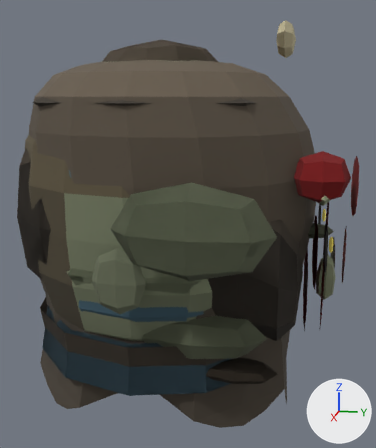
A saved change to the glTF model public/models/zombies/walker_hi.glb.
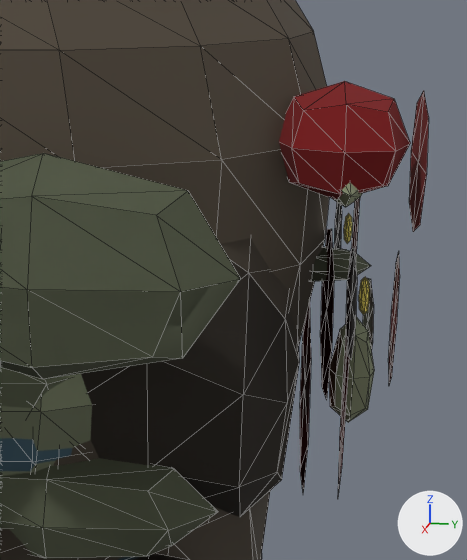
There are two pictures of each version: one whole from a 50 mm lens placed at (1.744, 0.437, 0.378), pointed at (0.033, 0.094, -0.049), one close up on the part from 46% to 100% of the width and 26% to 80% of the height. The lights are fixed; the arrows at lower right show +X, +Y and +Z. The older version's two pictures come first. The close-ups show mesh edges as thin lines. Vertices at exactly the same position are counted once.

Objects in the first close-up: 'fArmL', 'footL', 'handL', 'head', 'headJaw', 'hips', 'thighR', 'torso', 'torsoBelly', 'uArmL' and 1 more.
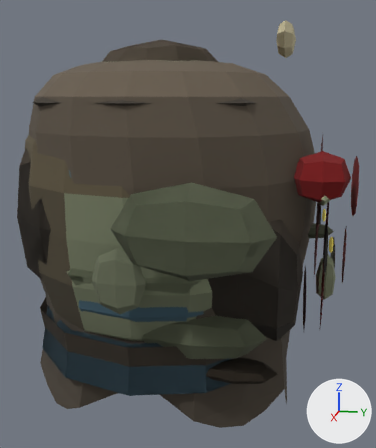
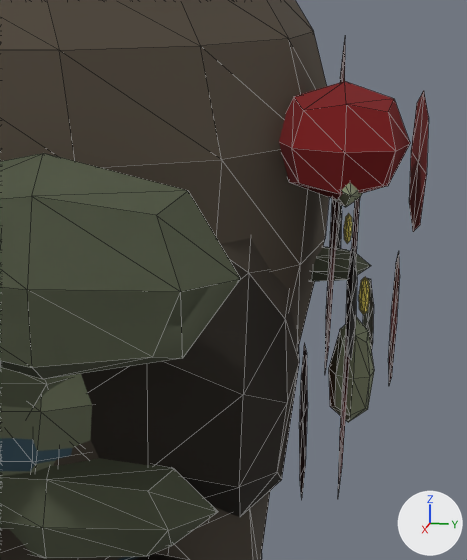
What the commit changed:
me_farmr has 71 vertices, 128 faces and spans x -0.387..0.387, y -0.389..0.5, z -0.457..0.477.
me_farmr is used by ob_farmr; location (0.0, 0.0, 0.0).
me_farmr part 1: the loose piece of 9 vertices spanning x -0.229..0.229, y 0.5, z -0.388..-0.113 is scaled about its middle by (0.8, 1, 0.733), then moved by (0.0, 0.0, -0.05).
me_farml is used by ob_farml; location (0.0, 0.0, 0.0).
me_farml had 71 vertices, 128 faces and spanned x -0.387..0.387, y -0.389..0.5, z -0.457..0.477.
me_farml no longer uses material mat_fix_540c0e (dark red #540c0e).
me_farml now has 62 vertices, 120 faces and spans x -0.387..0.387, y -0.389..0.389, z -0.457..0.477.
me_farml part 2: the loose piece of 9 vertices spanning x -0.229..0.229, y 0.5, z -0.388..-0.113 is deleted.
me_thighr is used by ob_thighr; location (0.0, 0.0, 0.0).
me_thighr had 71 vertices, 128 faces and spanned x -0.397..0.397, y -0.404..0.52, z -0.461..0.474.
me_thighr no longer uses material mat_fix_540c0e (dark red #540c0e).
me_thighr now has 62 vertices, 120 faces and spans x -0.397..0.397, y -0.404..0.432, z -0.461..0.474.
me_thighr part 3: the loose piece of 9 vertices spanning x -0.083..0.283, y 0.52, z -0.215..0.015 is deleted.
me_thighl has 71 vertices, 128 faces and spans x -0.397..0.397, y -0.404..0.52, z -0.461..0.474.
me_thighl is used by ob_thighl; location (0.0, 0.0, 0.0).
me_thighl part 4: the loose piece of 9 vertices spanning x -0.083..0.283, y 0.52, z -0.215..0.015 is scaled about its middle by (0.45, 1, 2), then moved by (0.05, 0.0, 0.15).

Location of each change, (x1, y1, x2, y2) in pixels of the close-ups (467 x 560 px):
'thighR', reshaped (not visible afterwards): before (320, 229, 334, 400)
'fArmL', reshaped (not visible afterwards): before (300, 302, 311, 492)
'thighL', reshaped (not visible before): after (325, 42, 345, 369)
'fArmR', reshaped (not visible before): after (299, 344, 308, 496)
